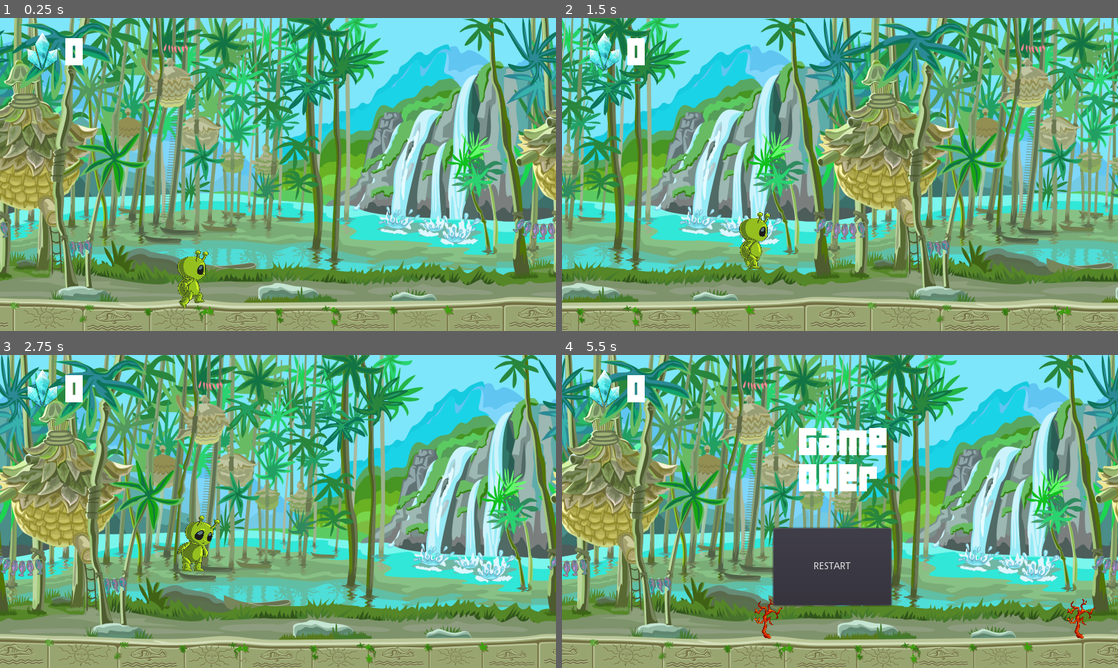
Above: before the commit, frames 1-4 (two rows, left to right).
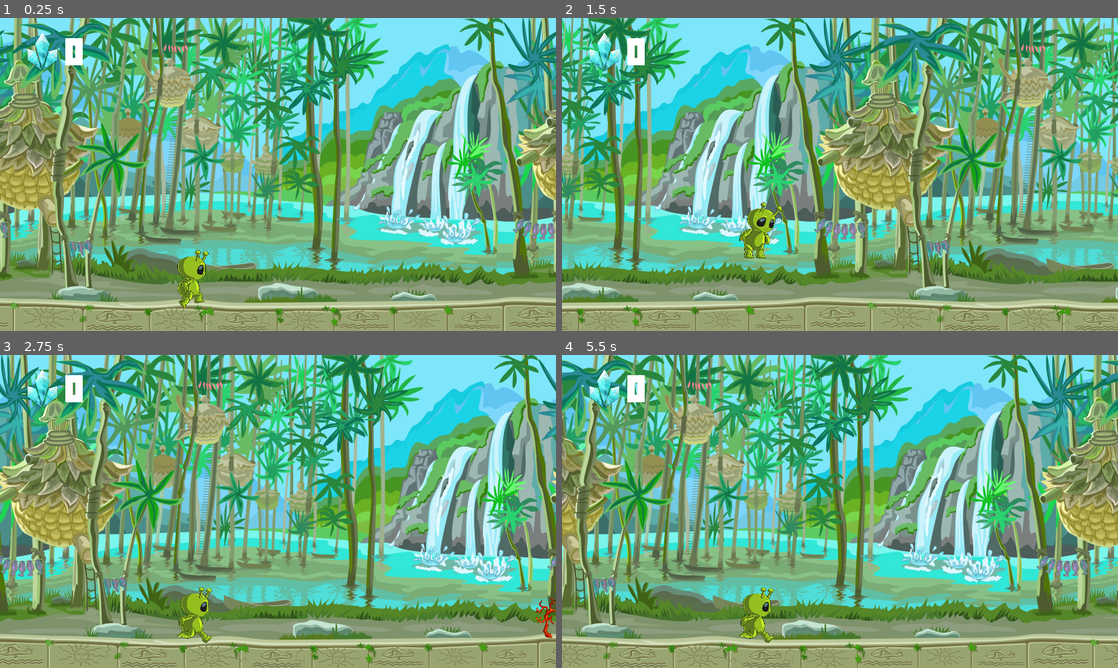
Above: after the commit, the same moments.

Repository: barbaraSVilela/Alien-Game
Game: Godot game, scene res://Scenes/Game.tscn
The game is run twice, just before and just after one commit, with the same random seed, the same clock (stepped at 60 frames per second) and the same inputs.
Inputs (mouse positions are in pixels of both pictures, inside the frame that each line leads up to):
- Up to frame 1 (0.25 s): no input
- Up to frame 2 (1.5 s): hold Space (jump) 0.53-1.28 s; tap Space (jump) at 1.35 s
- Up to frame 3 (2.75 s): tap Space (jump) at 1.52, 1.82 s; hold Space (jump) from 2.03 s (still down)
- Up to frame 4 (5.5 s): release Space (jump) at 2.78 s; tap Space (jump) at 2.85, 3.02, 3.32, 4.35, 4.52, 4.82 s; hold Space (jump) 3.53-4.28 s; click (834, 567) at 5 s, where only the run after the commit has a clickable "RESTART"

The runs differ from the first frame. In frame 2, 0.7% of the frame differs, in the area x 31-40%, y 58-81%; in frame 3, 1.5%; in frame 4, 79%, in the area x 0-100%, y 0-100%.

Commit message:
obstacles and jump changed

Diff:
--- /dev/null
+++ b/Scenes/Barrel.tscn
@@ -0,0 +1,26 @@
+[gd_scene load_steps=5 format=2]
+
+[ext_resource path="res://Sprites/obstacles/Prop_7.png" type="Texture" id=1]
+[ext_resource path="res://Scenes/HitObstacle.tscn" type="PackedScene" id=2]
+[ext_resource path="res://Scripts/Obstacle.gd" type="Script" id=3]
+
+[sub_resource type="CapsuleShape2D" id=1]
+radius = 26.0
+height = 0.0
+
+[node name="Barrel" type="Node2D"]
+script = ExtResource( 3 )
+scroll_speed = 5.0
+
+[node name="Sprite" type="Sprite" parent="."]
+position = Vector2( 0, -23 )
+scale = Vector2( 0.126873, 0.147529 )
+texture = ExtResource( 1 )
+
+[node name="HitObstacle" parent="." instance=ExtResource( 2 )]
+
+[node name="CollisionShape2D" type="CollisionShape2D" parent="HitObstacle"]
+position = Vector2( 0, -23 )
+shape = SubResource( 1 )
+
+[connection signal="body_entered" from="HitObstacle" to="." method="_on_HitObstacle_body_entered"]
--- a/Scenes/Game.tscn
+++ b/Scenes/Game.tscn
@@ -1,11 +1,8 @@
-[gd_scene load_steps=10 format=2]
+[gd_scene load_steps=7 format=2]
 
 [ext_resource path="res://Scenes/Background1.tscn" type="PackedScene" id=1]
 [ext_resource path="res://Scenes/Player.tscn" type="PackedScene" id=2]
-[ext_resource path="res://Scenes/BasicCrystal.tscn" type="PackedScene" id=3]
-[ext_resource path="res://Scenes/Seaweed1.tscn" type="PackedScene" id=4]
-[ext_resource path="res://Scenes/Stone1.tscn" type="PackedScene" id=5]
-[ext_resource path="res://Scenes/Spawner.tscn" type="PackedScene" id=6]
+[ext_resource path="res://Scenes/Obstacles.tscn" type="PackedScene" id=3]
 [ext_resource path="res://Scenes/Score.tscn" type="PackedScene" id=7]
 [ext_resource path="res://Scenes/GameOver.tscn" type="PackedScene" id=8]
 
@@ -29,11 +26,10 @@
 
 [node name="Background1" parent="." instance=ExtResource( 1 )]
 
-[node name="Spawner" parent="." instance=ExtResource( 6 )]
-position = Vector2( 1497, 407 )
-scenes = [ ExtResource( 3 ), ExtResource( 4 ), ExtResource( 5 ) ]
+[node name="Score" parent="." instance=ExtResource( 7 )]
 
-[node name="Score" parent="." instance=ExtResource( 7 )]
+[node name="Obstacles" parent="." instance=ExtResource( 3 )]
+position = Vector2( 1316, 406 )
 
 [node name="Player" parent="." instance=ExtResource( 2 )]
 position = Vector2( 255, 338 )
--- /dev/null
+++ b/Scenes/Mast.tscn
@@ -0,0 +1,23 @@
+[gd_scene load_steps=4 format=2]
+
+[ext_resource path="res://Sprites/obstacles/Mast.png" type="Texture" id=1]
+[ext_resource path="res://Scenes/HitObstacle.tscn" type="PackedScene" id=2]
+[ext_resource path="res://Scripts/Obstacle.gd" type="Script" id=3]
+
+[node name="Mast" type="Node2D"]
+script = ExtResource( 3 )
+scroll_speed = 5.0
+
+[node name="Sprite" type="Sprite" parent="."]
+position = Vector2( 1, -55 )
+scale = Vector2( 0.208174, 0.194102 )
+texture = ExtResource( 1 )
+
+[node name="HitObstacle" parent="." instance=ExtResource( 2 )]
+
+[node name="CollisionPolygon2D" type="CollisionPolygon2D" parent="HitObstacle"]
+position = Vector2( -8, 8 )
+scale = Vector2( 0.824458, 0.653482 )
+polygon = PoolVector2Array( -2.32884, -10.2757, 46.5768, -8.80771, 24, -70, 101.305, -118.904, 61.7143, -202.577, -14.555, -154.557, -64.2847, -131.603, -50.9426, -42.8474, -65.2076, -8.80771 )
+
+[connection signal="body_entered" from="HitObstacle" to="." method="_on_HitObstacle_body_entered"]
--- a/Scenes/Spawner.tscn
+++ b/Scenes/Obstacles.tscn
@@ -1,12 +1,11 @@
 [gd_scene load_steps=2 format=2]
 
-[ext_resource path="res://Scripts/Spawner.gd" type="Script" id=1]
+[ext_resource path="res://Scripts/ObstaclesSpawner.gd" type="Script" id=1]
 
-[node name="Spawner" type="Node2D"]
+[node name="Obstacles" type="Node2D"]
 script = ExtResource( 1 )
 
 [node name="Timer" type="Timer" parent="."]
-wait_time = 1.5
 autostart = true
 
 [connection signal="timeout" from="Timer" to="." method="_on_Timer_timeout"]
--- a/Scenes/Seaweed1.tscn
+++ b/Scenes/Seaweed.tscn
@@ -1,10 +1,10 @@
 [gd_scene load_steps=4 format=2]
 
 [ext_resource path="res://Sprites/obstacles/Seaweed_2.png" type="Texture" id=1]
-[ext_resource path="res://Scripts/Seaweed1.gd" type="Script" id=2]
+[ext_resource path="res://Scripts/Obstacle.gd" type="Script" id=2]
 [ext_resource path="res://Scenes/HitObstacle.tscn" type="PackedScene" id=3]
 
-[node name="Seaweed1" type="Node2D"]
+[node name="Seaweed" type="Node2D"]
 script = ExtResource( 2 )
 scroll_speed = 5.0
 
--- /dev/null
+++ b/Scenes/SpawnerCrystal.tscn
@@ -0,0 +1,3 @@
+[gd_scene format=2]
+
+[node name="SpawnerCrystal" type="Node2D"]
--- a/Scenes/Stone1.tscn
+++ b/Scenes/Stone.tscn
@@ -1,10 +1,10 @@
 [gd_scene load_steps=4 format=2]
 
 [ext_resource path="res://Sprites/obstacles/Stone_5.png" type="Texture" id=1]
-[ext_resource path="res://Scripts/Stone1.gd" type="Script" id=2]
+[ext_resource path="res://Scripts/Obstacle.gd" type="Script" id=2]
 [ext_resource path="res://Scenes/HitObstacle.tscn" type="PackedScene" id=3]
 
-[node name="Stone1" type="Node2D"]
+[node name="Stone" type="Node2D"]
 script = ExtResource( 2 )
 scroll_speed = 5.0
 
--- /dev/null
+++ b/Scripts/Obstacle.gd
@@ -0,0 +1,10 @@
+extends "res://Scripts/ElementMovement.gd"
+
+func _physics_process(delta):
+	move()
+
+
+
+func _on_HitObstacle_body_entered(body):
+	if body.name == "Player":
+		Signals.emit_signal("killPlayer")
--- /dev/null
+++ b/Scripts/ObstaclesSpawner.gd
@@ -0,0 +1,51 @@
+extends Node2D
+
+
+# Declare member variables here. Examples:
+# var a = 2
+# var b = "text"
+
+
+var random_obstacle = RandomNumberGenerator.new()
+var obstaclesGenerated = 0
+var index = 0
+onready var timer = get_node("Timer")
+
+# Called when the node enters the scene tree for the first time.
+func _ready():
+	pass # Replace with function body.
+
+
+# Called every frame. 'delta' is the elapsed time since the previous frame.
+#func _process(delta):
+#	pass
+
+
+func _on_Timer_timeout():
+	random_obstacle.randomize()
+	index = random_obstacle.randi_range(0,3)
+	if obstaclesGenerated >= 20:
+		index = random_obstacle.randi_range(0,3)
+	else:
+		index = random_obstacle.randi_range(0,1)
+
+
+
+	if index == 0:
+		var temp = preload("res://Scenes/Seaweed.tscn").instance()
+		add_child_below_node(self,temp)
+		timer.wait_time = 1.0
+	elif index==1:
+		var temp = preload("res://Scenes/Barrel.tscn").instance()
+		add_child_below_node(self,temp)
+		timer.wait_time = 1.0
+	elif index==2:
+		var temp = preload("res://Scenes/Mast.tscn").instance()
+		add_child_below_node(self,temp)
+		timer.wait_time = 1.5
+	elif index==3:
+		var temp = preload("res://Scenes/Stone.tscn").instance()
+		add_child_below_node(self,temp)
+		timer.wait_time = 1.0
+
+	obstaclesGenerated += 1
--- a/Scripts/Player.gd
+++ b/Scripts/Player.gd
@@ -1,8 +1,8 @@
 extends KinematicBody2D
 
 var velocity = Vector2.ZERO
-export var jump_velocity = 500.0
-export var gravity_scale = 20.0
+export var jump_velocity = 650.0
+export var gravity_scale = 30.0
 var canJump = true
 var doubleJump = 2
 onready var animation = $AnimatedSprite
@@ -19,8 +19,7 @@
 func _physics_process(delta):
 	velocity.y += gravity_scale
 	move_and_collide(velocity*delta)
-	if score ==20:
-		endgame()
+
 
 func _input(event):
 	if event.is_action_pressed("jump"):
@@ -51,6 +50,3 @@
 
 func killPlayer():
 	queue_free()
-
-func endgame():
-		Signals.emit_signal("killPlayer")
--- a/project.godot
+++ b/project.godot
@@ -24,6 +24,10 @@
 window/size/height=450
 window/size/resizable=false
 
+[editor]
+
+search_in_file_extensions=false
+
 [input]
 
 jump={
Renamed: Scripts/Stone1.gd -> Stone1.gd
Not shown, added: export_presets.cfg
